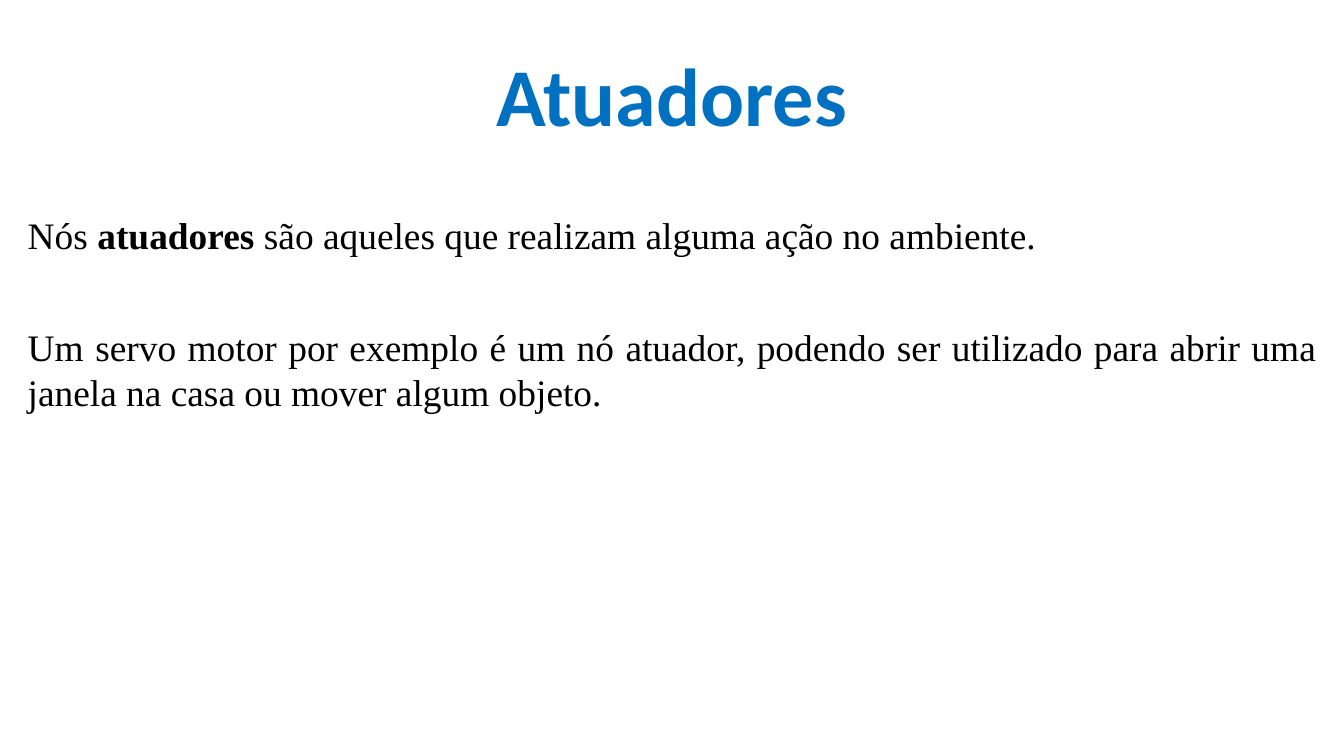
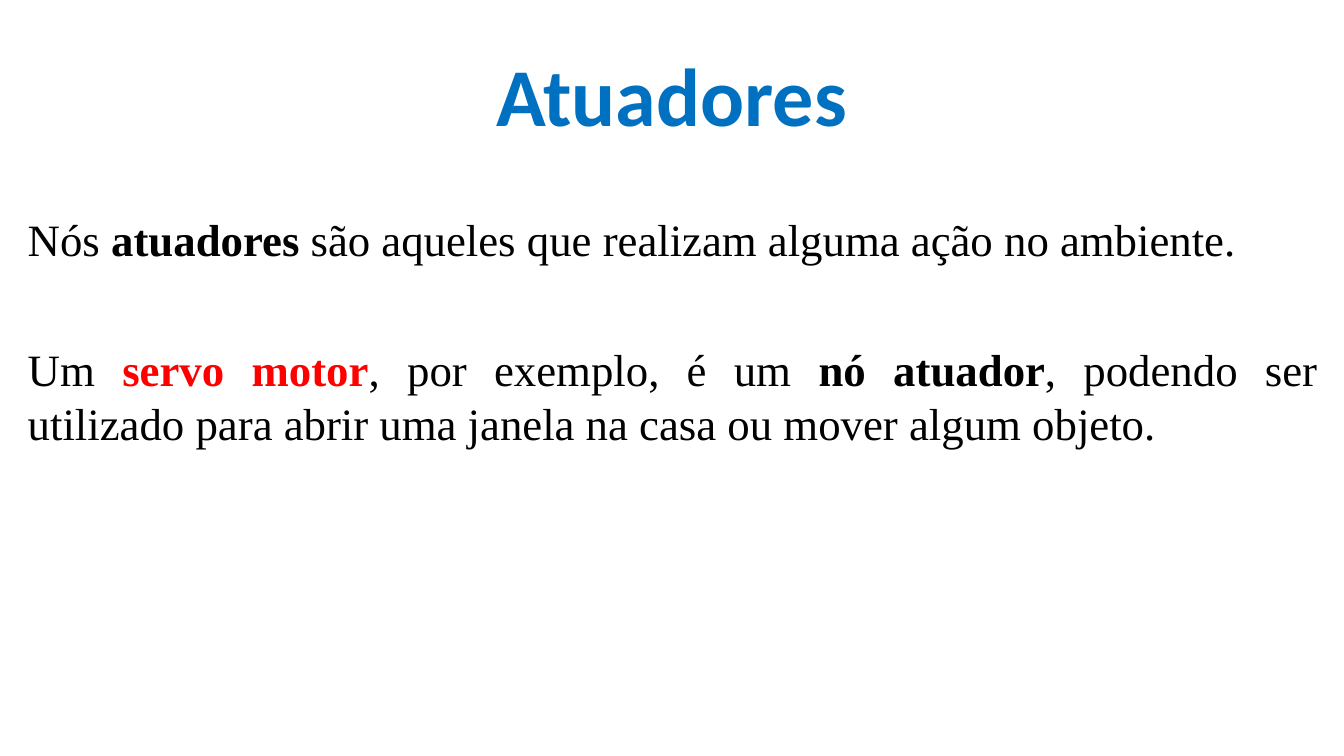
Before and after one commit to CloudEducationBrazil/WydenArea1ProgramacaoMicrocontroladores, a slide deck: slide 34 of 01 Classes/Aula 07 - Programação Microcontroladores - Periféricos Externos- Protocolos Sensores e Atuadores.pptx. Drawn at 1344x756 pixels with LibreOffice and Linux fonts; fonts in the diff are those of the drawing; background and template pictures are left out. Boxes give left, top, right and bottom in pixels: in the first picture for what was removed or moved away, otherwise in the second. Text is boxed around its words. In the diff, an @@ line names an element or a change of style, - is before the commit and + after.

```diff
--- a/01 Classes/Aula 07 - Programação Microcontroladores - Periféricos Externos- Protocolos Sensores e Atuadores.pptx
+++ b/01 Classes/Aula 07 - Programação Microcontroladores - Periféricos Externos- Protocolos Sensores e Atuadores.pptx
@@ text at (28, 224, 1235, 266): size 20 to 24 pt in "Nós atuadores são aqueles que realizam alguma ..." @@
@@ text at (28, 354, 1317, 449): text changed; size 20 to 24 pt @@
-Um servo motor por exemplo é um nó atuador, podendo ser utilizado para abrir uma janela na casa ou mover algum objeto.
+Um servo motor, por exemplo, é um nó atuador, podendo ser utilizado para abrir uma janela na casa ou mover algum objeto.
```
Also in this commit, not shown: 7 other slides changed, 2 other files.
